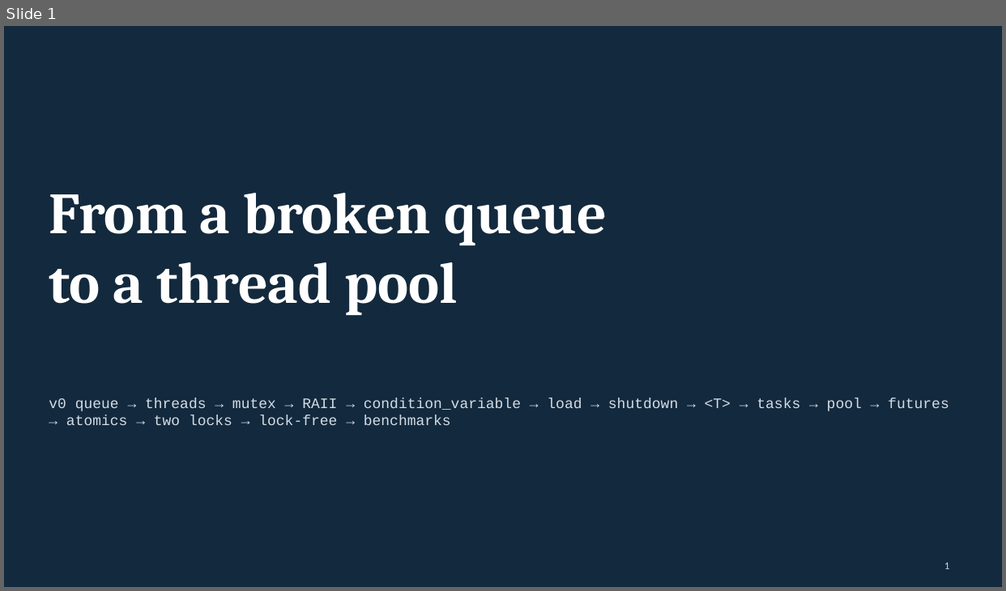
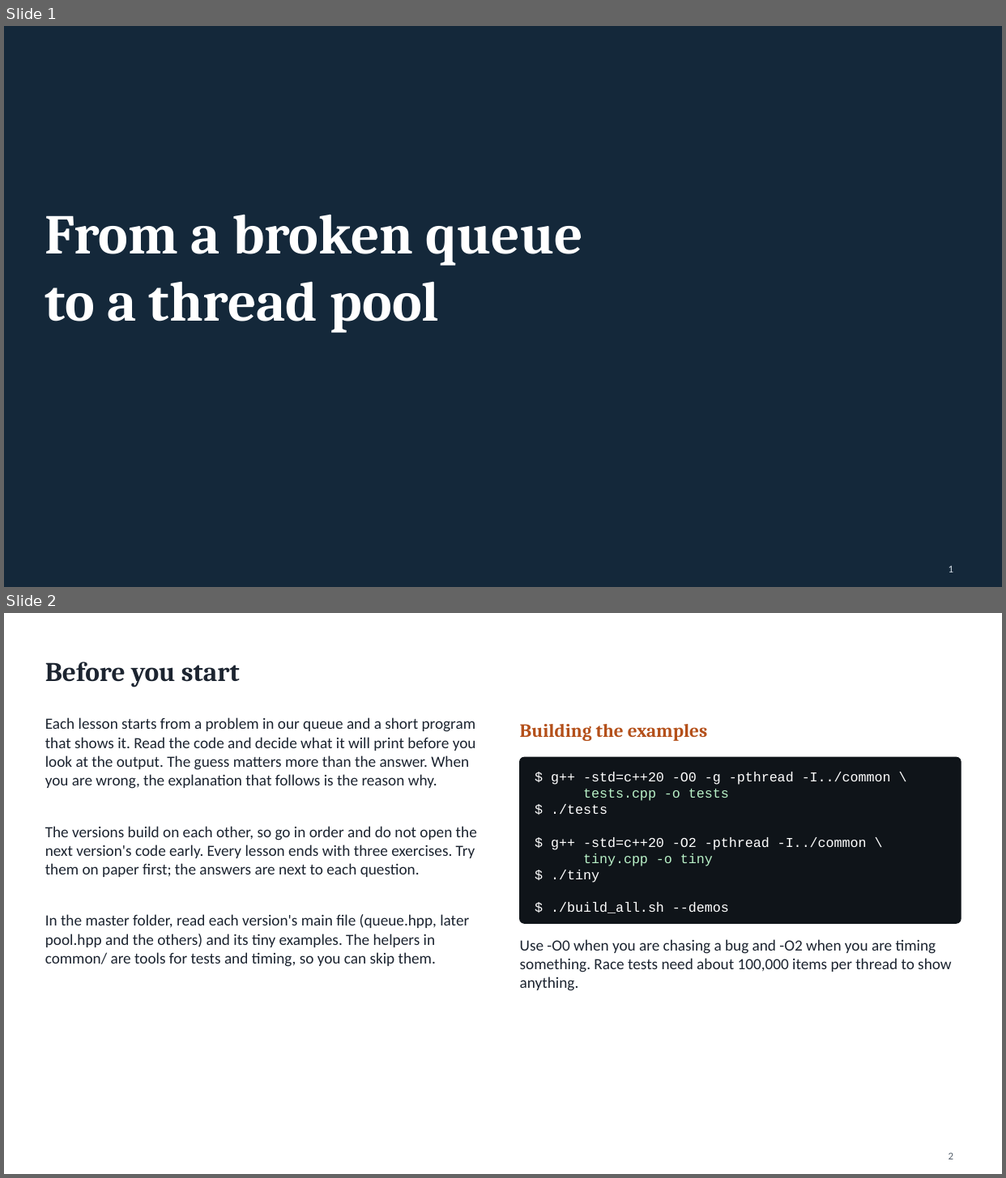
Before and after one commit to Kumarutkarsh9470/Project, a slide deck: Queue_Course.pptx. Shown one above the other, each under a label of ours: slide 1 before the commit, slides 1 and 2 after it. The pictures are 1006x591 and 1006x1178 pixels, drawn with LibreOffice and Linux fonts; fonts in the diff are those of the drawing. Boxes give left, top, right and bottom in pixels: in the first picture for what was removed or moved away, otherwise in the second. Text is boxed around its words. In the diff, an @@ line names an element or a change of style, - is before the commit and + after.

```diff
--- a/Queue_Course.pptx
+++ b/Queue_Course.pptx
@@ slide 2 added at box(4, 613, 1002, 1174), background #FFFFFF @@
@@ title added at box(45, 662, 240, 687), 26 pt, text #1C2430, bold @@
+Before you start
@@ text added at box(45, 717, 476, 789), 15 pt, text #1C2430 @@
+Each lesson starts from a problem in our queue and a short program that shows it. Read the code and decide what it will print before you look at the output. The guess matters more than the answer. When you are wrong, the explanation that follows is the reason why.
@@ text added at box(520, 724, 707, 741), 18 pt, text #B4501A, bold @@
+Building the examples
@@ rounded rectangle added at box(520, 757, 961, 924), fill #0F1419, outline #0F1419 1 pt @@
@@ text added at box(551, 772, 891, 914), 13 pt, text #FFFFFF @@
+$ g++ -std=c++20 -O0 -g -pthread -I../common \
+tests.cpp -o tests
+$ ./tests
+$ g++ -std=c++20 -O2 -pthread -I../common \
+tiny.cpp -o tiny
+$ ./tiny
+$ ./build_all.sh --demos
@@ text added at box(45, 826, 477, 877), 15 pt, text #1C2430 @@
+The versions build on each other, so go in order and do not open the next version's code early. Every lesson ends with three exercises. Try them on paper first; the answers are next to each question.
@@ text added at box(45, 914, 469, 967), 15 pt, text #1C2430 @@
+In the master folder, read each version's main file (queue.hpp, later pool.hpp and the others) and its tiny examples. The helpers in common/ are tools for tests and timing, so you can skip them.
@@ text added at box(520, 939, 951, 991), 15 pt, text #1C2430 @@
+Use -O0 when you are chasing a bug and -O2 when you are timing something. Race tests need about 100,000 items per thread to show anything.
@@ page number added at box(948, 1152, 953, 1160), 10 pt, text #55606C @@
+2
@@ slide 1 changed as well @@
@@ background #13293D to #14283A @@
@@ text "From a broken queue": place and size @@
-text "From a broken queue" at box(49, 193, 607, 315)
+text "From a broken queue" at box(45, 214, 583, 333)
@@ text "From a broken queue" at box(45, 214, 583, 333): size 56 to 54 pt @@
@@ text removed at box(49, 398, 949, 425) @@
-v0 queue → threads → mutex → RAII → condition_variable → load → shutdown → <T> → tasks → pool → futures → atomics → two locks → lock-free → benchmarks
@@ page number at box(948, 565, 953, 573): text colour #D3DCE5 to #D5DEE7 @@
```
Also in this commit, not shown: 10 other slides changed, 62 other slides added, 80 slides removed, 10 other files.
